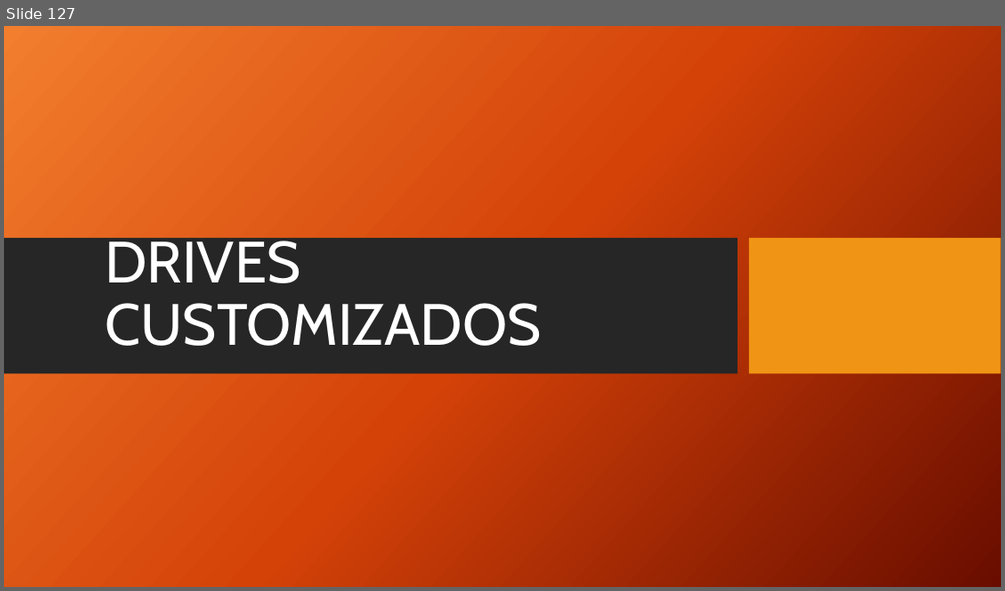
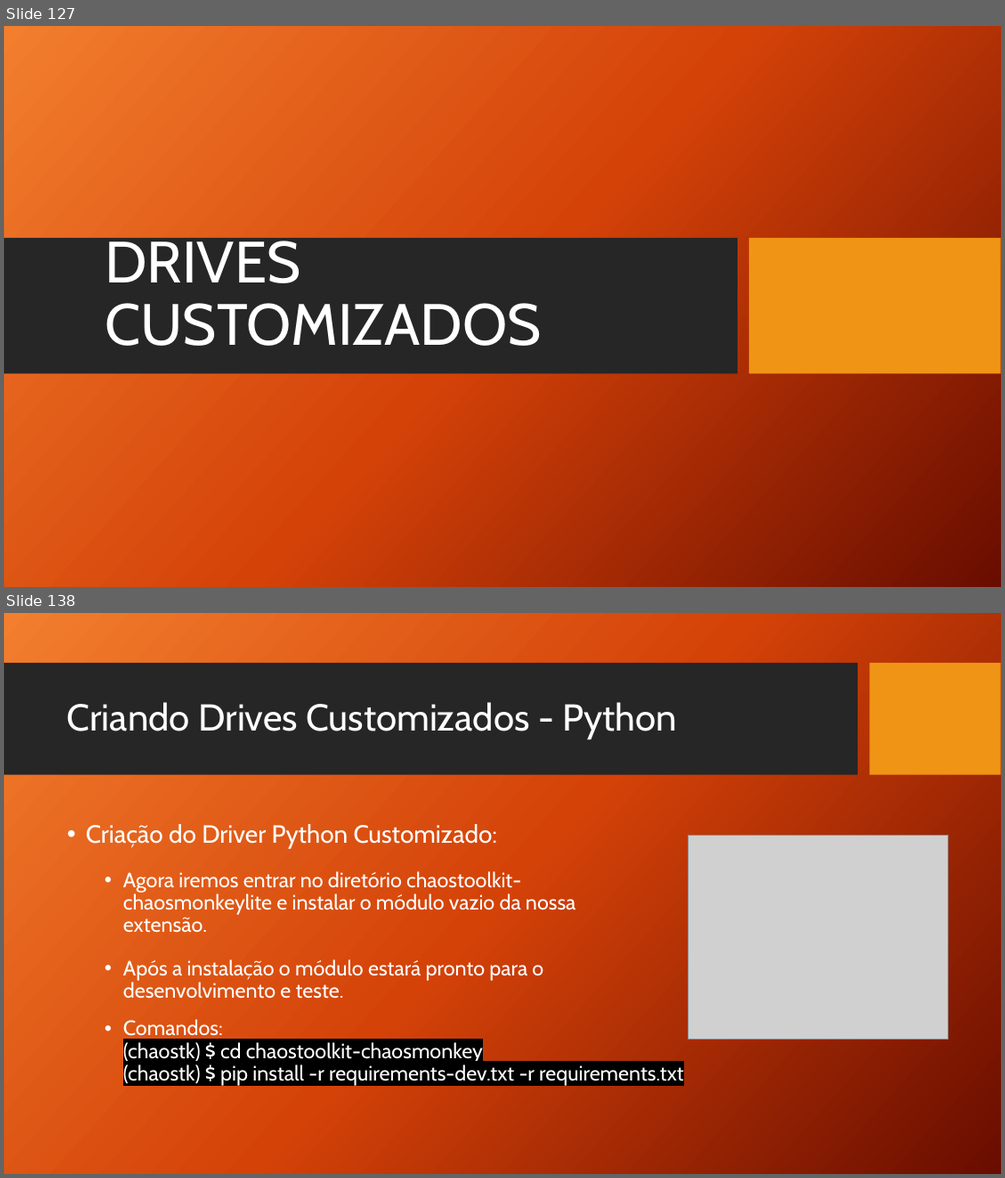
Before and after one commit to TCC-Chaos-Engineering/docs-chaos-engineering, a slide deck: docs/Chaos Engineering - Das Hipoteses aos Testes.pptx. Shown one above the other, each under a label of ours: slide 127 before the commit, slides 127 and 138 after it; the slides between them are not shown. The pictures are 1005x591 and 1005x1178 pixels, drawn with LibreOffice and Linux fonts; fonts in the diff are those of the drawing; grey boxes stand for pictures; background and template pictures are left out. Boxes give left, top, right and bottom in pixels: in the first picture for what was removed or moved away, otherwise in the second. Text is boxed around its words. In the diff, an @@ line names an element or a change of style, - is before the commit and + after.

Commit message:
Adiciona Criando Drives Customizados
Adiciona o subtópico: Criando Drives Customizados

```diff
--- a/docs/Chaos Engineering - Das Hipoteses aos Testes.pptx
+++ b/docs/Chaos Engineering - Das Hipoteses aos Testes.pptx
@@ slide 138 added at bbox=[4, 613, 1001, 1174], background picture (left out) @@
@@ rectangle added at bbox=[4, 663, 858, 775], fill #262626 @@
@@ rectangle added at bbox=[870, 663, 1001, 775], fill #F09415 @@
@@ title added at bbox=[67, 702, 677, 739], 36 pt, text #FFFFFF @@
+Criando Drives Customizados - Python
@@ text added at bbox=[86, 824, 684, 1086], 20 pt, text #FFFFFF @@
+• Criação do Driver Python Customizado:
+  • Agora iremos entrar no diretório chaostoolkit-
+    chaosmonkeylite e instalar o módulo vazio da nossa
+    extensão.
+  • Após a instalação o módulo estará pronto para o
+    desenvolvimento e teste.
+  • Comandos:
+    (chaostk) $ cd chaostoolkit-chaosmonkey
+    (chaostk) $ pip install -r requirements-dev.txt -r requirements.txt
@@ picture added at bbox=[688, 835, 948, 1039] @@
```
Also in this commit, not shown: 7 slides changed, 16 other slides added.
